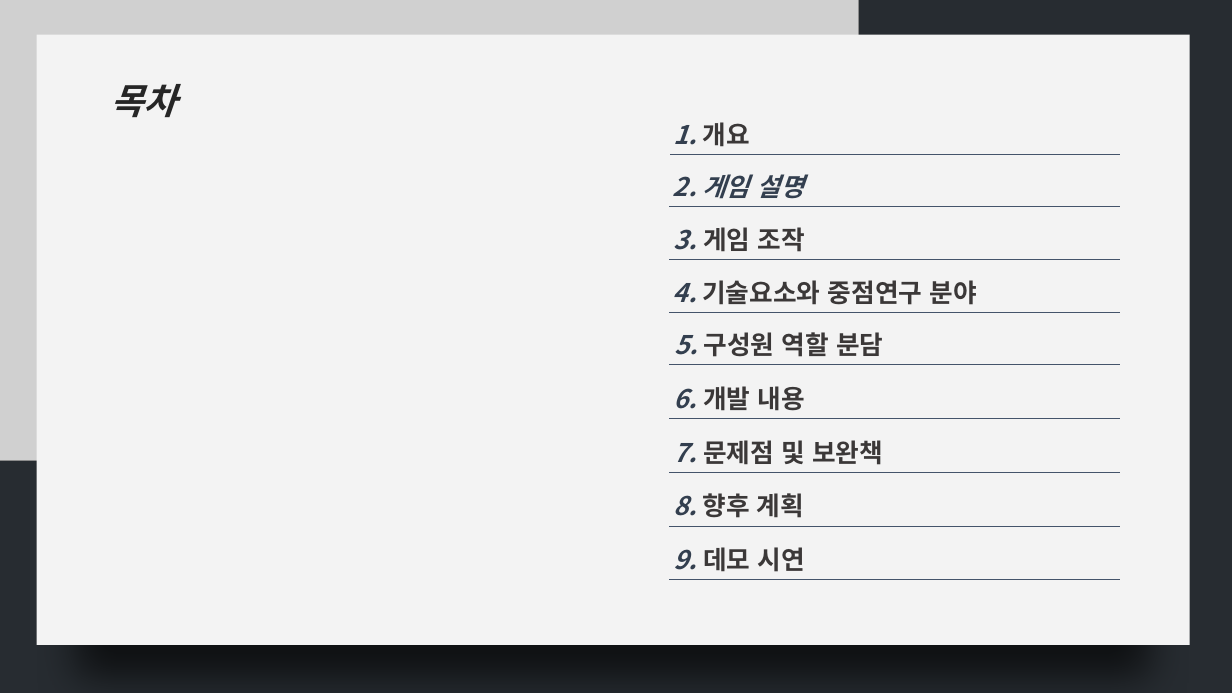
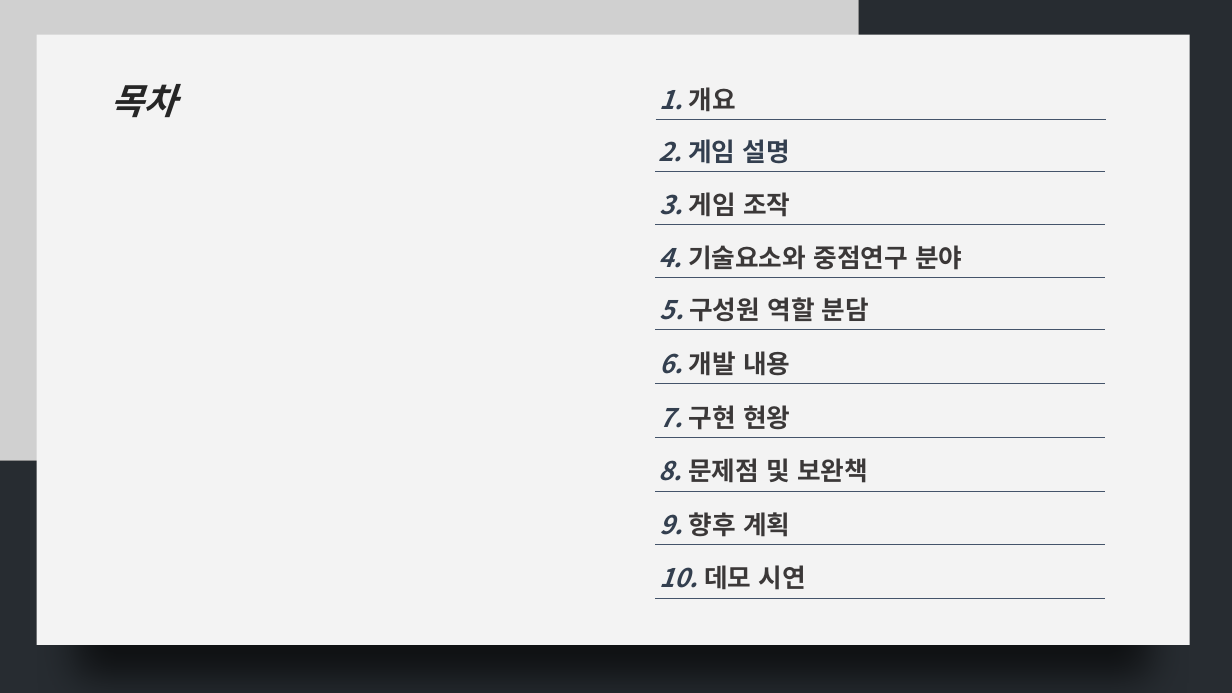
Before and after one commit to wooloves39/Final_Mission_, a slide deck: slide 2 of Final_Mission/기획서/New 기획/자각마녀 중간발표 ppt.potx. Drawn at 1232x693 pixels with LibreOffice and Linux fonts; fonts in the diff are those of the drawing; grey boxes stand for pictures. Boxes give left, top, right and bottom in pixels: in the first picture for what was removed or moved away, otherwise in the second. Text is boxed around its words. In the diff, an @@ line names an element or a change of style, - is before the commit and + after.

```diff
--- a/Final_Mission/기획서/New 기획/자각마녀 중간발표 ppt.potx
+++ b/Final_Mission/기획서/New 기획/자각마녀 중간발표 ppt.potx
@@ 9 lines, 6 texts: place and size @@
-9 lines, 6 texts at bbox=[670, 122, 1121, 579]
+9 lines, 6 texts at bbox=[655, 87, 1106, 544]
@@ text "2. 게임 설명" at bbox=[659, 139, 789, 164]: italic off in "게임 설명" @@
@@ text added at bbox=[659, 405, 790, 430], 20 pt, text #3B3838, bold @@
+7. 구현 현왕
@@ text at bbox=[659, 458, 868, 483]: text changed @@
-7. 문제점 및 보완책
+8. 문제점 및 보완책
@@ text at bbox=[659, 512, 790, 537]: text changed @@
-8. 향후 계획
+9. 향후 계획
@@ text at bbox=[659, 565, 805, 590]: text changed @@
-9. 데모 시연
+10. 데모 시연
@@ line added from (655, 598) to (1105, 598), #44546A 0.5 pt @@
```
Also in this commit, not shown: 6 other slides changed, 2 slides added, 1 slide removed.
